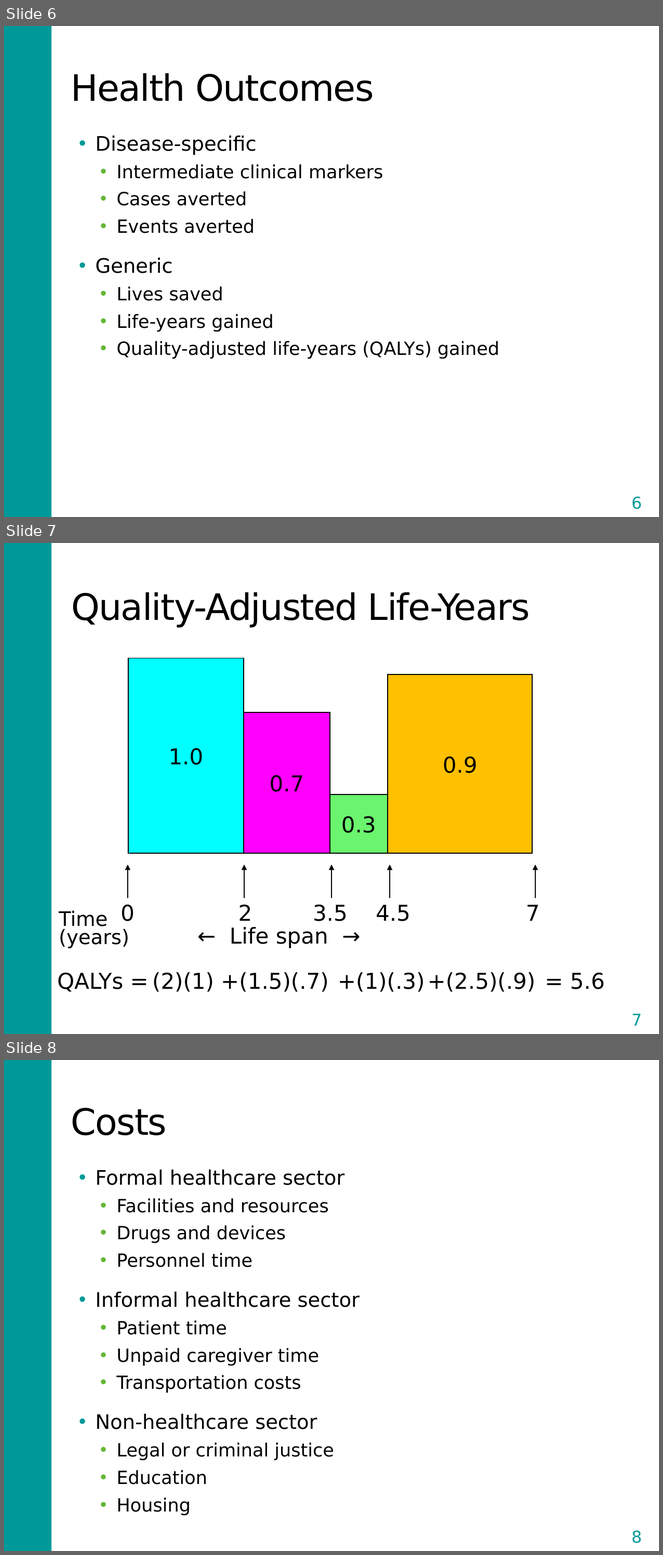
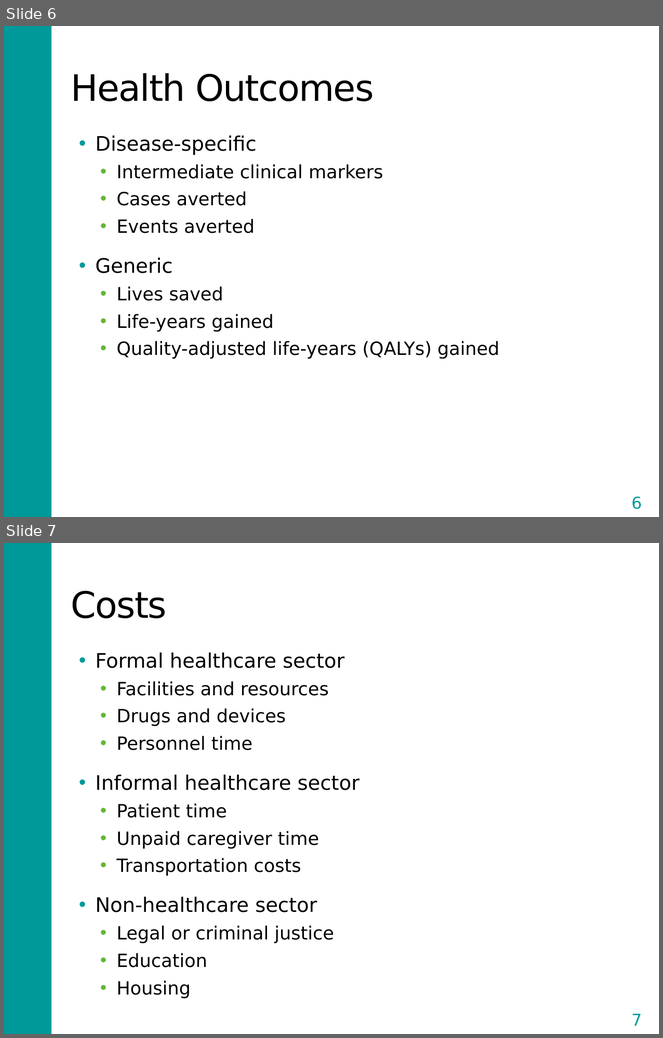
Before and after one commit to DARTH-git/Course-Modularization, a slide deck: static/Course_Modularization/Intro and general/DecisionModelingIntroSlides_ZIN.pptx. Shown one above the other, each under a label of ours: slides 6, 7 and 8 before the commit, slides 6 and 7 after it. The pictures are 663x1555 and 663x1038 pixels, drawn with LibreOffice and Linux fonts; fonts in the diff are those of the drawing. Boxes give left, top, right and bottom in pixels: in the first picture for what was removed or moved away, otherwise in the second. Text is boxed around its words. In the diff, an @@ line names an element or a change of style, - is before the commit and + after.

Commit message:
Update slides

```diff
--- a/static/Course_Modularization/Intro and general/DecisionModelingIntroSlides_ZIN.pptx
+++ b/static/Course_Modularization/Intro and general/DecisionModelingIntroSlides_ZIN.pptx
@@ slide 7 removed at [4, 543, 659, 1034], background #FFFFFF; not listed: 1 template element that a slide beside it also shows @@
@@ title removed at [71, 592, 530, 628] @@
-Quality-Adjusted Life-Years
@@ rectangle removed at [128, 658, 244, 854] @@
-1.0
@@ rectangle removed at [388, 675, 533, 854] @@
-0.9
@@ rectangle removed at [244, 713, 330, 853] @@
-0.7
@@ rectangle removed at [330, 795, 388, 853] @@
-0.3
@@ line removed from (130, 853) to (532, 853) @@
@@ arrow removed from (128, 898) to (128, 865) @@
@@ arrow removed from (244, 898) to (244, 865) @@
@@ arrow removed from (332, 898) to (332, 865) @@
@@ arrow removed from (390, 898) to (390, 865) @@
@@ arrow removed from (535, 898) to (535, 865) @@
@@ text removed at [59, 911, 129, 949] @@
-Time
-(years)
@@ text removed at [120, 904, 135, 922] @@
-0
@@ text removed at [239, 904, 253, 921] @@
-2
@@ text removed at [313, 904, 348, 922] @@
-3.5
@@ text removed at [376, 905, 411, 922] @@
-4.5
@@ text removed at [526, 905, 540, 921] @@
-7
@@ text removed at [230, 927, 328, 949] @@
-← Life span →
@@ text removed at [57, 973, 123, 992] @@
-QALYs =
@@ text removed at [152, 973, 214, 992] @@
-(2)(1)
@@ text removed at [221, 973, 329, 992] @@
-+(1.5)(.7)
@@ text removed at [338, 973, 425, 992] @@
-+(1)(.3)
@@ text removed at [428, 973, 536, 992] @@
-+(2.5)(.9)
@@ text removed at [570, 973, 605, 990] @@
-= 5.6
@@ page number removed at [617, 1006, 657, 1034] @@
-7
@@ what was slide 8 is now slide 7 @@
@@ page number at [632, 1014, 642, 1026]: text changed @@
-8
+7
```
Also in this commit, not shown: 11 other slides removed, 1 other file.
